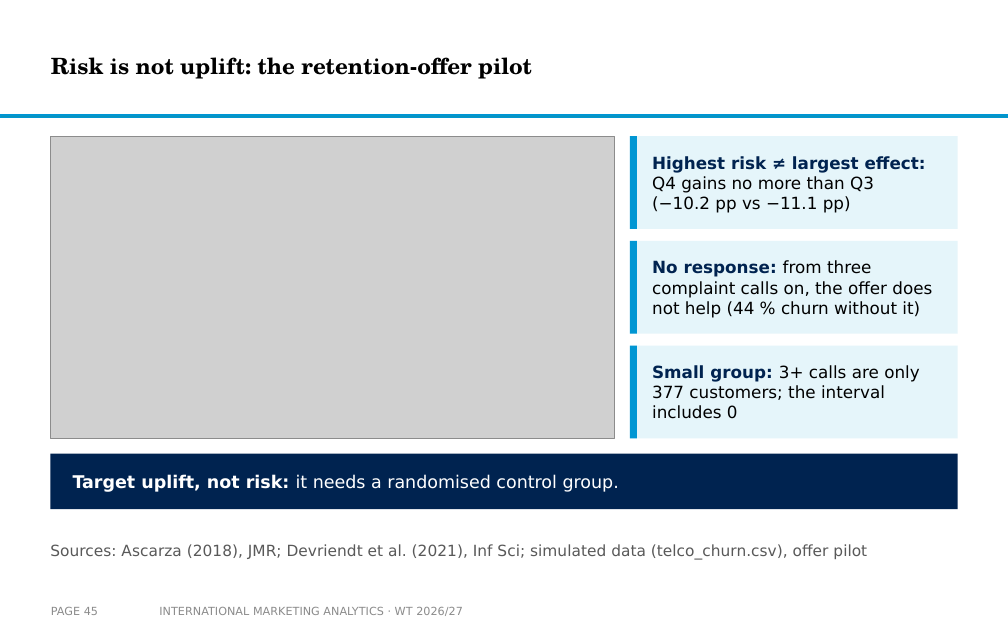
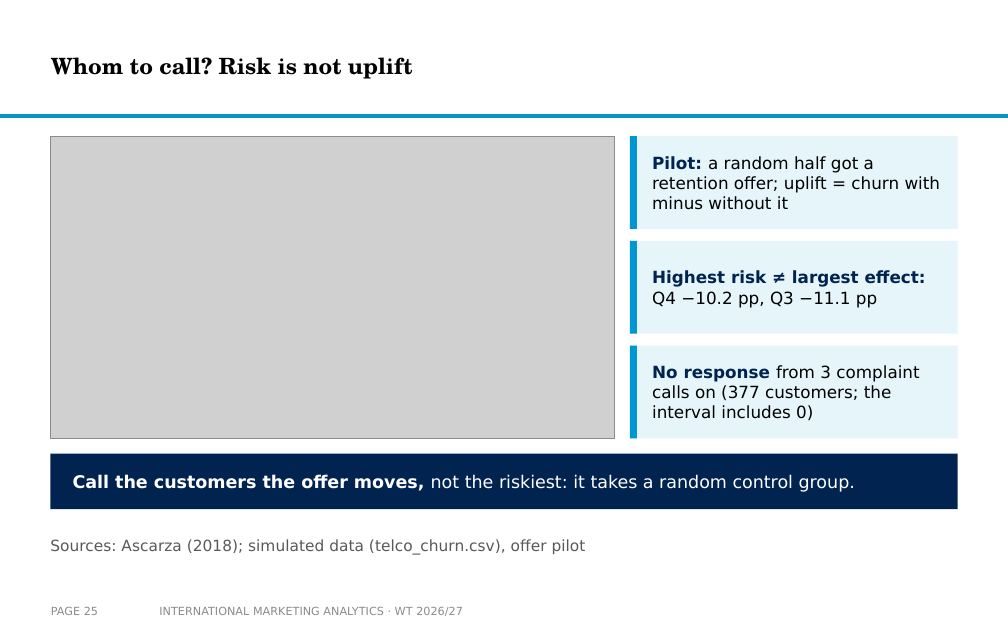
Before and after one commit to arnefloh-wu/international-marketing-analytics-teaching, a slide deck: slide 25 of slides/logistic-regression-in-international-marketing_WT26-27.pptx (slide 45 before the commit). Drawn at 1008x630 pixels with LibreOffice and Linux fonts; fonts in the diff are those of the drawing; grey boxes stand for pictures; background and template pictures are left out. Boxes give left, top, right and bottom in pixels: in the first picture for what was removed or moved away, otherwise in the second. Text is boxed around its words. In the diff, an @@ line names an element or a change of style, - is before the commit and + after.

```diff
--- a/slides/logistic-regression-in-international-marketing_WT26-27.pptx
+++ b/slides/logistic-regression-in-international-marketing_WT26-27.pptx
@@ title at (51,57,413,79): text changed @@
-Risk is not uplift: the retention-offer pilot
+Whom to call? Risk is not uplift
@@ text at (652,156,941,210): text changed @@
-Highest risk ≠ largest effect: Q4 gains no more than Q3 (−10.2 pp vs −11.1 pp)
+Pilot: a random half got a retention offer; uplift = churn with minus without it
@@ text at (652,270,926,308): text changed; text colour #000000 to #002350; bold on @@
-No response: from three complaint calls on, the offer does not help (44 % churn without it)
+Highest risk ≠ largest effect: Q4 −10.2 pp, Q3 −11.1 pp
@@ text at (652,365,919,421): text changed @@
-Small group: 3+ calls are only 377 customers; the interval includes 0
+No response from 3 complaint calls on (377 customers; the interval includes 0)
@@ text at (73,474,855,492): text changed @@
-Target uplift, not risk: it needs a randomised control group.
+Call the customers the offer moves, not the riskiest: it takes a random control group.
@@ text at (50,539,586,555): text changed @@
-Sources: Ascarza (2018), JMR; Devriendt et al. (2021), Inf Sci; simulated data (telco_churn.csv), offer pilot
+Sources: Ascarza (2018); simulated data (telco_churn.csv), offer pilot
@@ text "Sources: Ascarza (2018); simulated data ..." at (50,539,586,555): vertical alignment bottom to middle @@
@@ page number at (51,607,98,615): text changed @@
-PAGE 45
+PAGE 25
```
Also in this commit, not shown: 25 other slides changed, 10 slides added, 29 slides removed, 3 other files.
